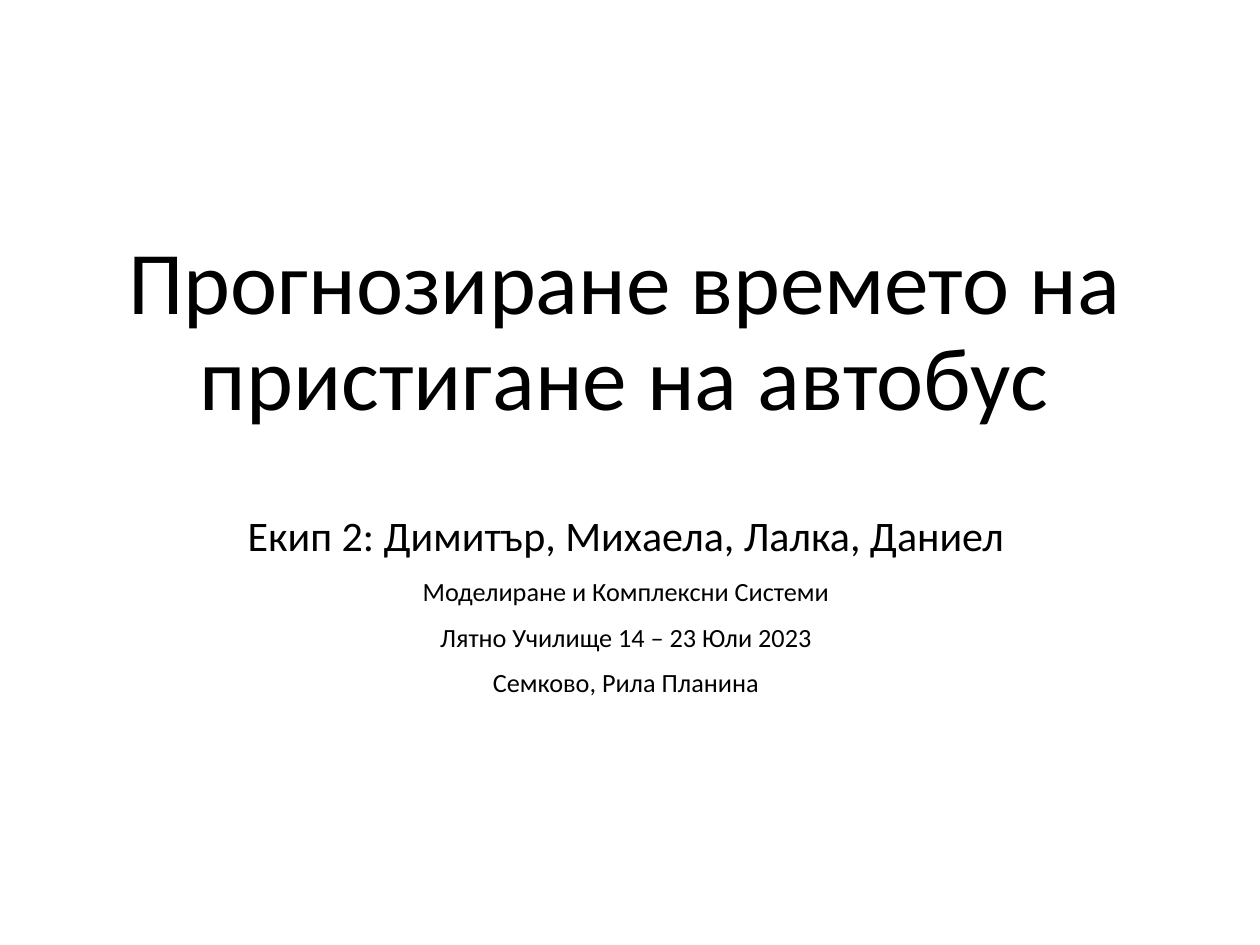
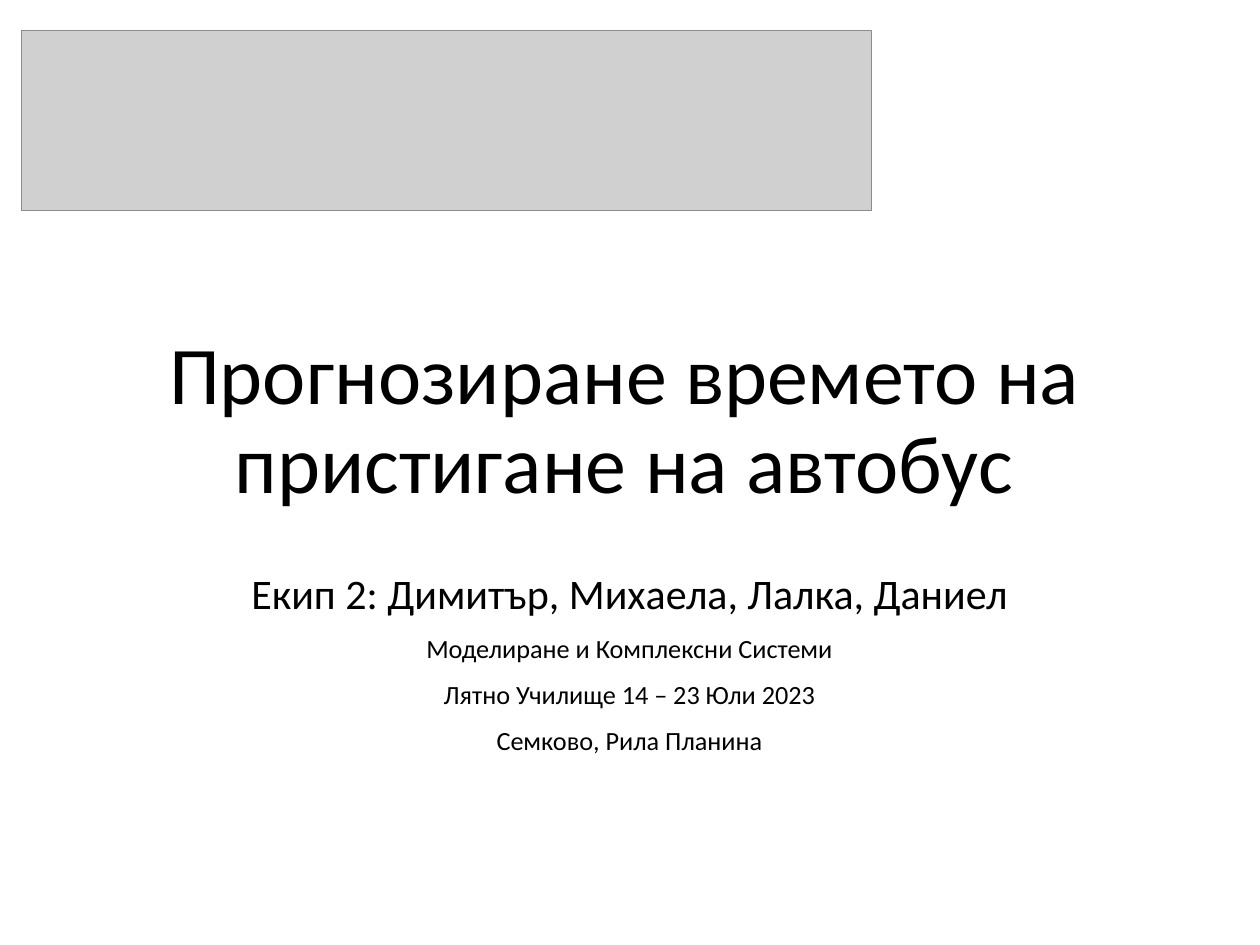
Before and after one commit to mic00s/Summer-School-2023, a slide deck: slide 1 of case.solution_2.pptx. Drawn at 1260x945 pixels with LibreOffice and Linux fonts; fonts in the diff are those of the drawing; grey boxes stand for pictures. Boxes give left, top, right and bottom in pixels: in the first picture for what was removed or moved away, otherwise in the second. Text is boxed around its words. In the diff, an @@ line names an element or a change of style, - is before the commit and + after.

```diff
--- a/case.solution_2.pptx
+++ b/case.solution_2.pptx
@@ picture added at [21, 30, 871, 210] @@
@@ title "Прогнозиране времето на пристигане на ...": place and size @@
-title "Прогнозиране времето на пристигане на ..." at [128, 256, 1120, 425]
+title "Прогнозиране времето на пристигане на ..." at [169, 351, 1079, 507]
@@ title "Прогнозиране времето на пристигане на ..." at [169, 351, 1079, 507]: size 51 to 46.8 pt @@
@@ text "Екип 2: Димитър, Михаела, Лалка, ...": place and size @@
-text "Екип 2: Димитър, Михаела, Лалка, ..." at [248, 523, 1004, 695]
+text "Екип 2: Димитър, Михаела, Лалка, ..." at [251, 581, 1008, 753]
```
Also in this commit, not shown: 1 other slide changed.
